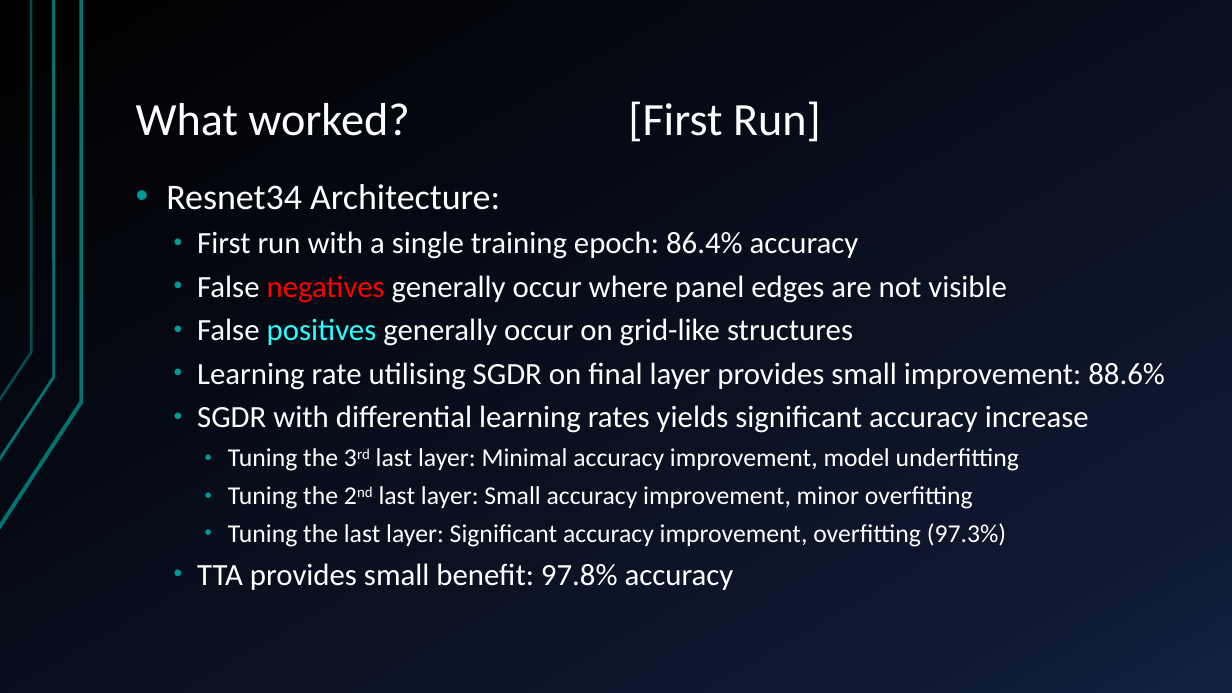
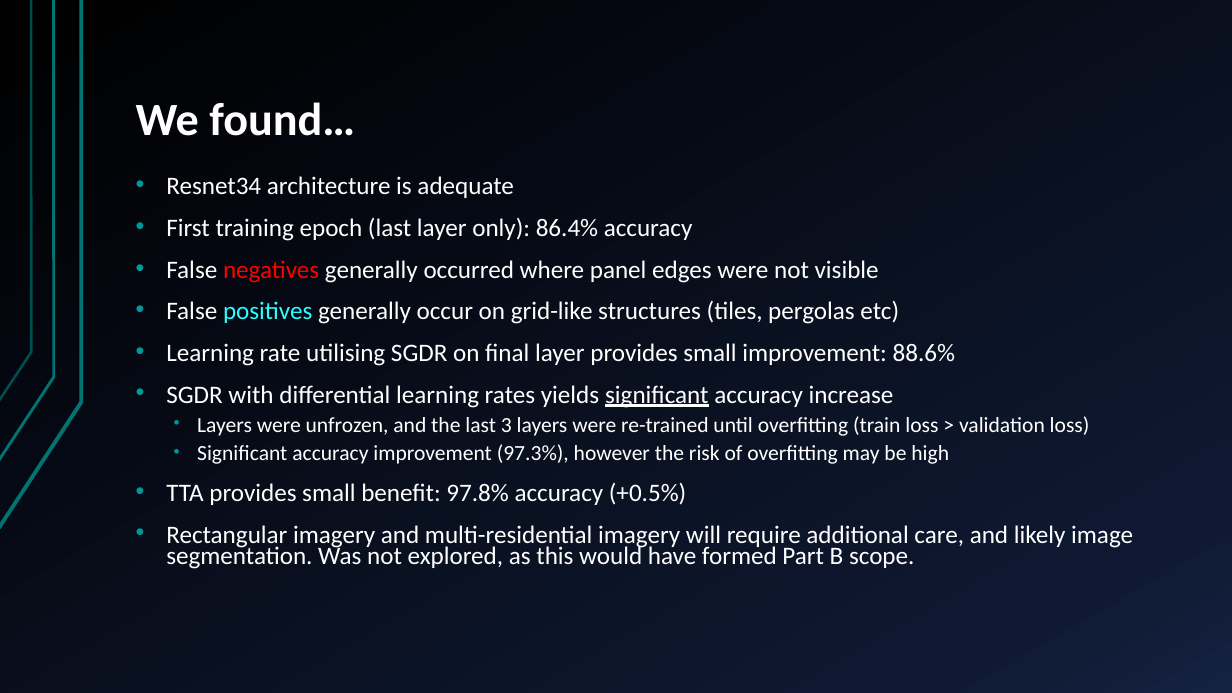
Before and after one commit to sofiary/teamunicornn, a slide deck: slide 20 of Western Power Hack-a-Gig Presentation.pptx (slide 14 before the commit). Drawn at 1232x693 pixels with LibreOffice and Linux fonts; fonts in the diff are those of the drawing. Boxes give left, top, right and bottom in pixels: in the first picture for what was removed or moved away, otherwise in the second. Text is boxed around its words. In the diff, an @@ line names an element or a change of style, - is before the commit and + after.

```diff
--- a/Western Power Hack-a-Gig Presentation.pptx
+++ b/Western Power Hack-a-Gig Presentation.pptx
@@ title at (x1=136, y1=102, x2=355, y2=136): text changed; bold on @@
-What worked? [First Run]
+We found…
@@ text at (x1=166, y1=176, x2=899, y2=324): text changed; size 24 to 19.6 pt @@
-• Resnet34 Architecture:
-  • First run with a single training epoch: 86.4% accuracy
-  • False negatives generally occur where panel edges are not visible
-  • False positives generally occur on grid-like structures
+• Resnet34 architecture is adequate
+• First training epoch (last layer only): 86.4% accuracy
+• False negatives generally occurred where panel edges were not visible
+• False positives generally occur on grid-like structures (tiles, pergolas etc)
@@ text at (x1=166, y1=343, x2=955, y2=408): size 24 to 19.6 pt in "Learning rate utilising SGDR on final layer ...", "SGDR with differential learning rates yields significant ..."; underline on in "significant"; list level 2 to 1 in "Learning rate utilising SGDR on ..."; line spacing 0.9 to 0.7; list level 2 to 1 in "SGDR with differential learning rates ..." @@
@@ text at (x1=166, y1=416, x2=1133, y2=569): text changed; size 20 to 19.6 pt @@
-    • Tuning the 3rd last layer: Minimal accuracy improvement, model underfitting
-    • Tuning the 2nd last layer: Small accuracy improvement, minor overfitting
-    • Tuning the last layer: Significant accuracy improvement, overfitting (97.3%)
-  • TTA provides small benefit: 97.8% accuracy
+  • Layers were unfrozen, and the last 3 layers were re-trained until overfitting (train loss > validation loss)
+  • Significant accuracy improvement (97.3%), however the risk of overfitting may be high
+• TTA provides small benefit: 97.8% accuracy (+0.5%)
+• Rectangular imagery and multi-residential imagery will require additional care, and likely image segmentation. Was not explored, as this would have formed Part B scope.
```
Also in this commit, not shown: 7 other slides changed, 8 slides added, 1 slide removed.
